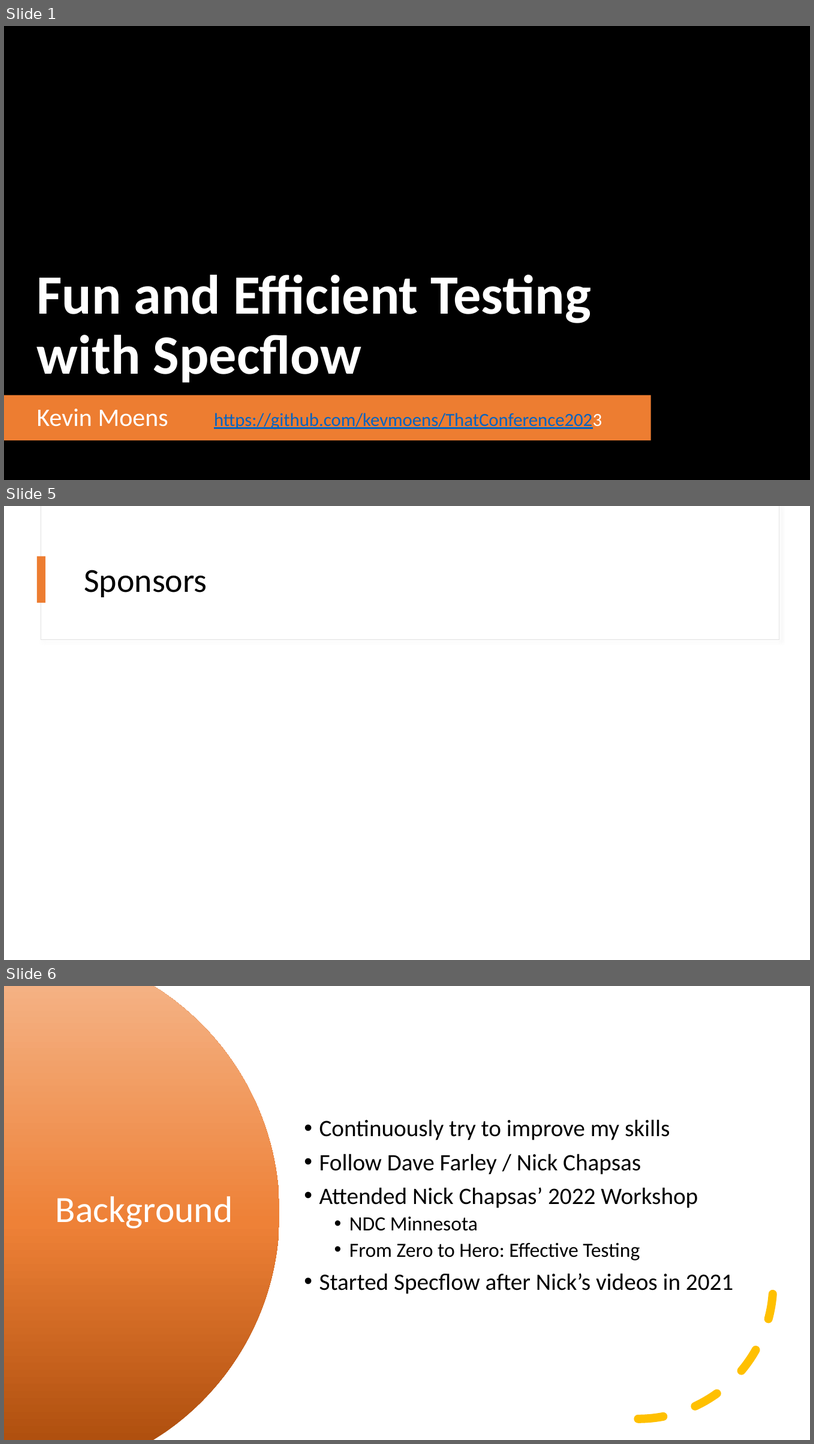
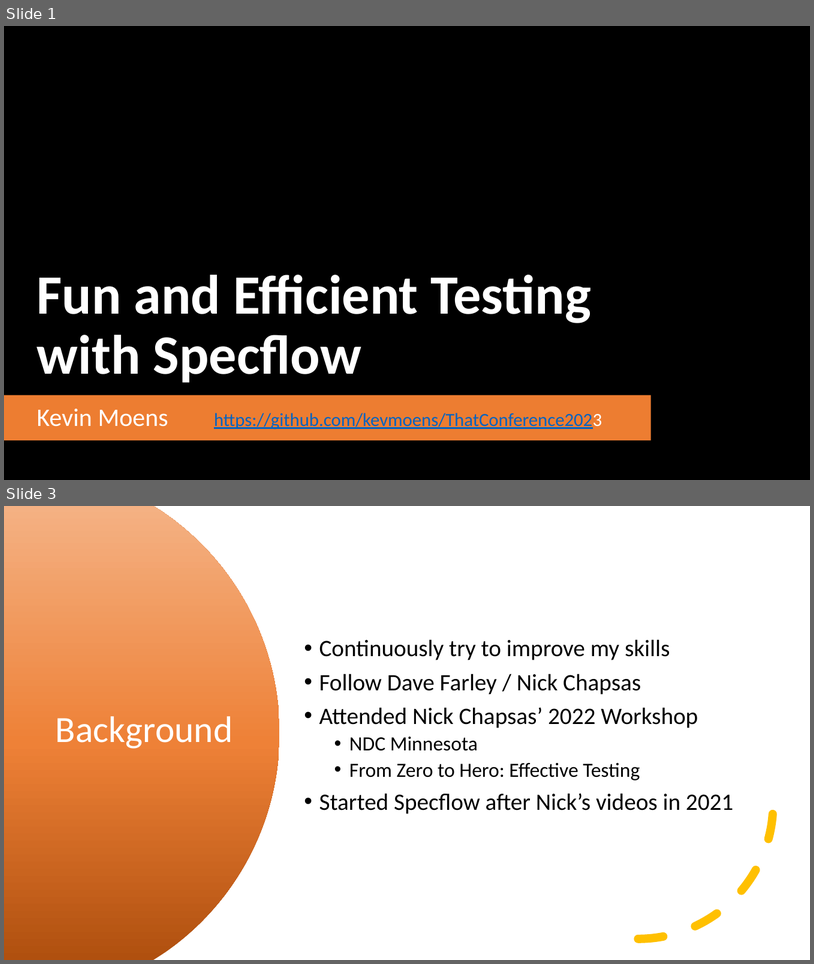
Before and after one commit to kevmoens/ThatConference2023, a slide deck: ThatConference2023.pptx. Shown one above the other, each under a label of ours: slides 1, 5 and 6 before the commit, slides 1 and 3 after it; the slides between them are not shown. The pictures are 814x1444 and 814x964 pixels, drawn with LibreOffice and Linux fonts; fonts in the diff are those of the drawing; background and template pictures are left out. Boxes give left, top, right and bottom in pixels: in the first picture for what was removed or moved away, otherwise in the second. Text is boxed around its words. In the diff, an @@ line names an element or a change of style, - is before the commit and + after.

```diff
--- a/ThatConference2023.pptx
+++ b/ThatConference2023.pptx
@@ slide 5 removed at [4, 506, 810, 960], background #FFFFFF @@
@@ rectangle removed at [41, 506, 780, 640] @@
@@ rectangle removed at [42, 506, 780, 639] @@
@@ rectangle removed at [37, 556, 46, 603] @@
@@ title removed at [84, 570, 207, 597] @@
-Sponsors
@@ what was slide 6 is now slide 3 @@
```
Also in this commit, not shown: 2 other slides removed.
